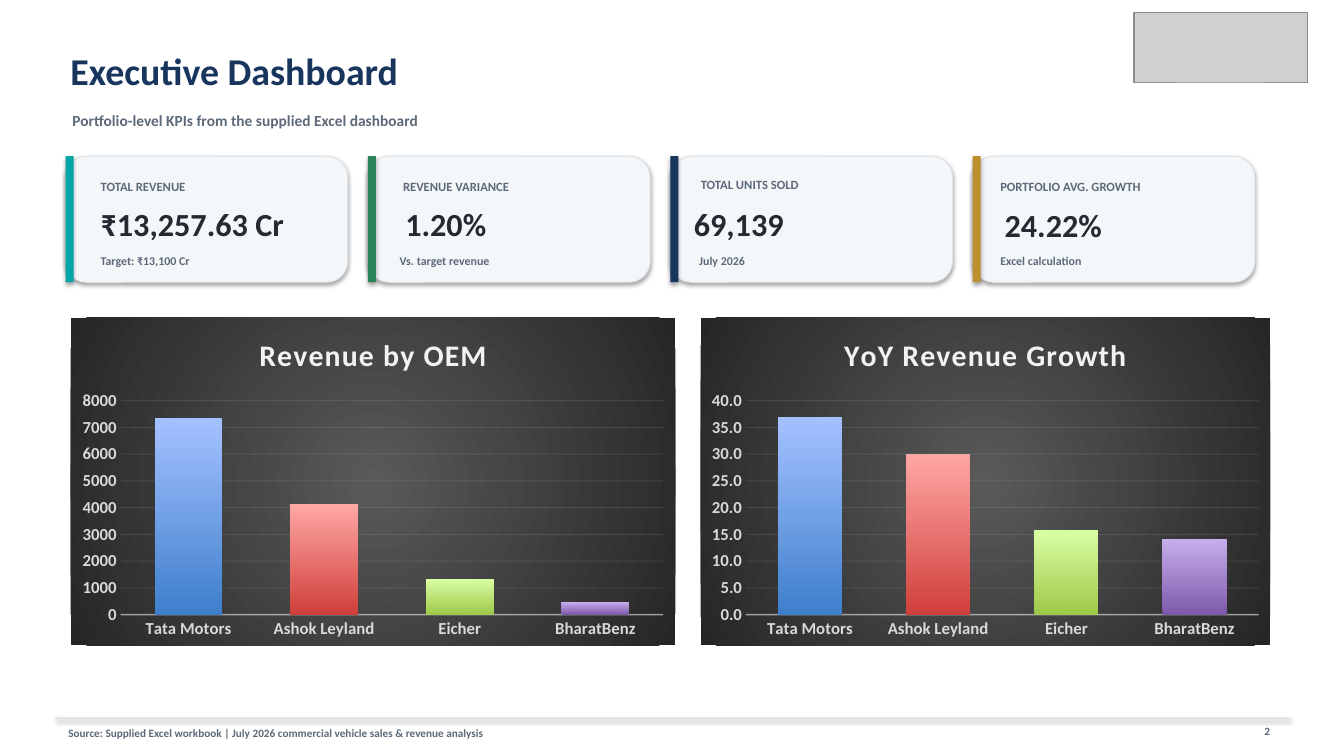
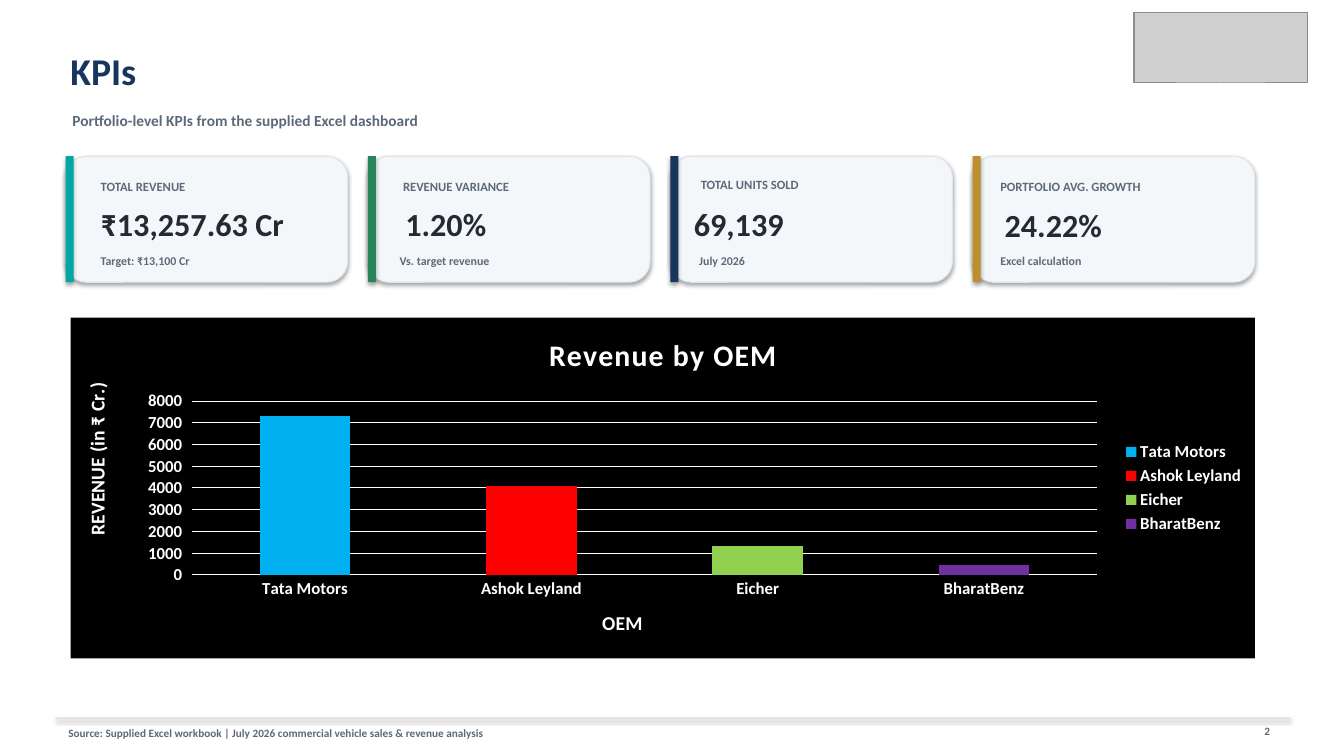
Before and after one commit to siddharthburman3-cmd/Sales-Revenue-Dashboard-with-KPI-Tracker, a slide deck: slide 2 of Commercial_Vehicles_July_2026_Sales_Revenue_Presentation.pptx. Drawn at 1344x756 pixels with LibreOffice and Linux fonts; fonts in the diff are those of the drawing; grey boxes stand for pictures. Boxes give left, top, right and bottom in pixels: in the first picture for what was removed or moved away, otherwise in the second. Text is boxed around its words. In the diff, an @@ line names an element or a change of style, - is before the commit and + after.

```diff
--- a/Commercial_Vehicles_July_2026_Sales_Revenue_Presentation.pptx
+++ b/Commercial_Vehicles_July_2026_Sales_Revenue_Presentation.pptx
@@ text at (70, 60, 136, 86): text changed @@
-Executive Dashboard
+KPIs
@@ column chart at (71, 318, 1255, 658) @@
@@ colours of single points changed @@
@@ category axis title "" to "OEM " @@
@@ value axis title "" to "REVENUE (in ₹ Cr.) " @@
@@ legend changed @@
@@ category axis changed @@
@@ value axis changed @@
@@ bar spacing changed @@
@@ background changed @@
@@ column chart: place and size @@
-column chart at (71, 318, 676, 645)
+column chart at (71, 318, 1255, 658)
@@ column chart removed at (701, 318, 1270, 645) @@
-title "YoY Revenue Growth "
-categories: Tata Motors, Ashok Leyland, Eicher, BharatBenz
-Series 1: 37, 30, 16, 14
```
Also in this commit, not shown: 7 other slides changed, 1 slide added.
